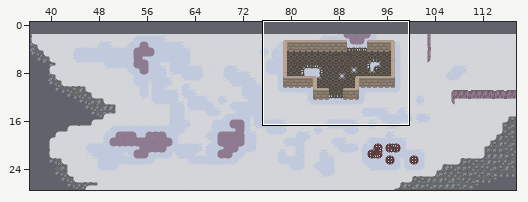
An edit to a level. Tiled map, cloud titan/tiles/tiled/r_0_3/r_0_3.tmx. The first picture is a wide view before the edit; the outline marks the close-up.
Close-up. Before the commit:
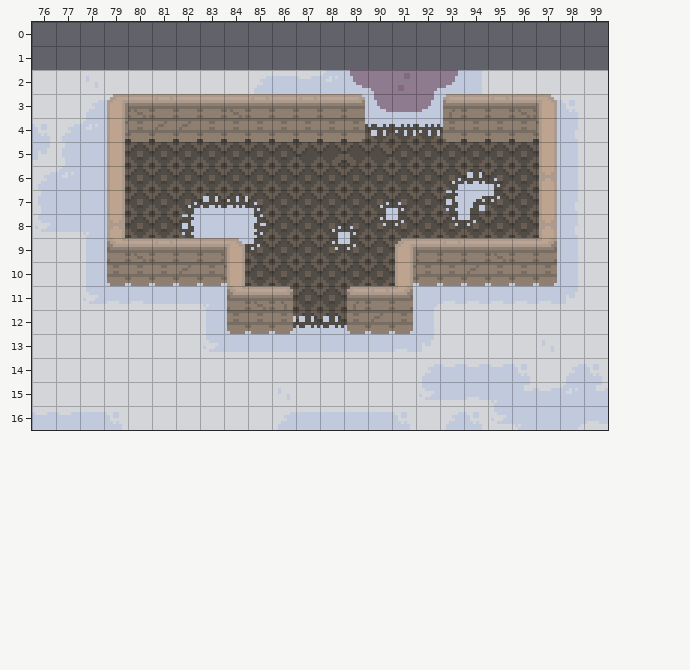
Cells are 8x8 px. Shown: x 76..99, y 0..16. The commit also changed other parts of the map, which this record leaves out. The old version is drawn lined up with the new one.
Once edited:
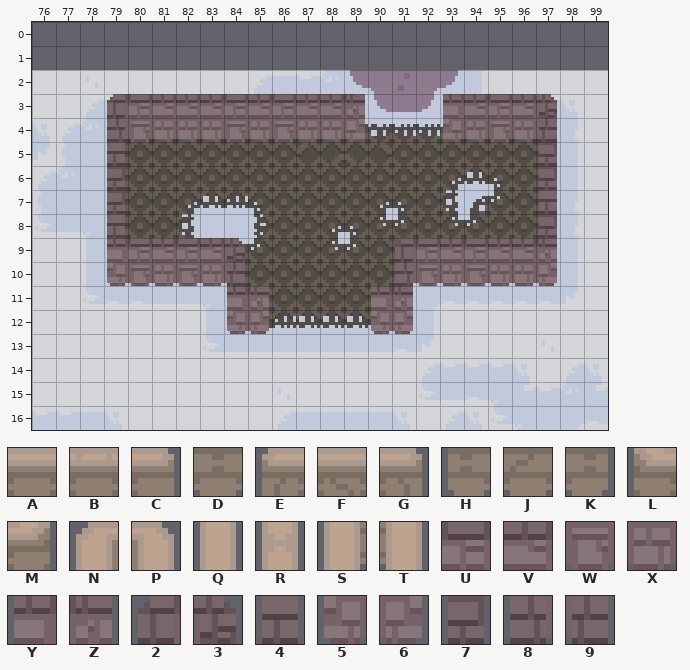
Key: from "walls_tileset": A 1, B 2, C 3, D 6, E 12, F 13, G 15, H 18, J 20, K 21, L 24, M 25, N 26, P 27, Q 38, R 39, S 40, T 41; from "walls_tileset_0": U 1, V 2, W 6, X 7, Y 10, Z 11, 2 12, 3 13, 4 14, 5 15, 6 16, 7 21, 8 22, 9 23.
_ is an empty cell.
From old to new:
{"change": "map size 100x26 -> 120x30 cells (old content now starts at 18,2; both pictures use the new coordinates)"}
{"where": "layer \"rat_0\""}
{"y":3,"x":79,"old":"NFBAAFBABAC","new":"2UVVVUVUVVZ"}
{"y":3,"x":93,"old":"EABFP","new":"YVUV3"}
{"y":4,"x":79,"old":"SDJJDDDDDDK","new":"8WXXXWXWXX6"}
{"y":4,"x":93,"old":"HDDDT","new":"5XWX9"}
{"y":5,"x":79,"old":"Q","new":"4"}
{"y":5,"x":97,"old":"Q","new":"7"}
{"y":6,"x":79,"old":"Q","new":"7"}
{"y":6,"x":97,"old":"R","new":"7"}
{"y":7,"x":79,"old":"Q","new":"7"}
{"y":7,"x":97,"old":"Q","new":"4"}
{"y":8,"x":79,"old":"R","new":"4"}
{"y":8,"x":97,"old":"R","new":"7"}
{"y":9,"x":79,"old":"LFBAAP","new":"YUVUV3"}
{"y":9,"x":91,"old":"NABAFAM","new":"2UVUVVZ"}
{"y":10,"x":79,"old":"HDDJDT","new":"5WXWX9"}
{"y":10,"x":91,"old":"SDDJDDK","new":"8WXWXX6"}
{"y":11,"x":84,"old":"LFG","new":"YZ_"}
{"y":11,"x":89,"old":"EBM","new":"_YZ"}
{"y":12,"x":84,"old":"HDK","new":"56_"}
{"y":12,"x":89,"old":"HJK","new":"_56"}
